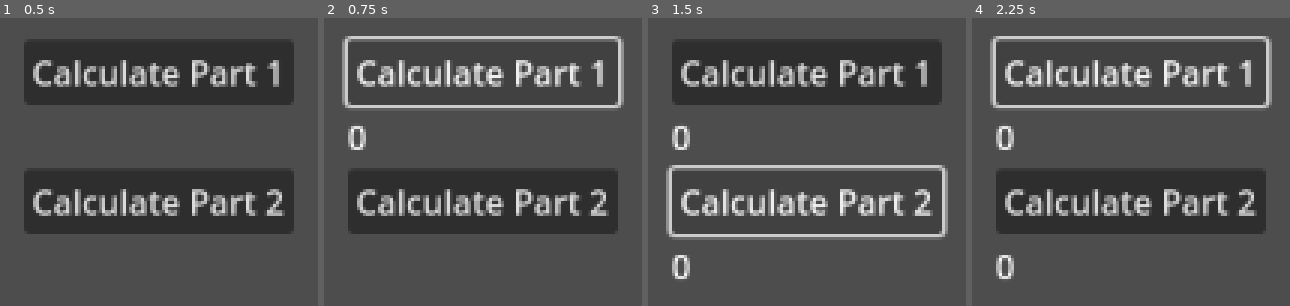
Above: before the commit, frames 1-4 (left to right).
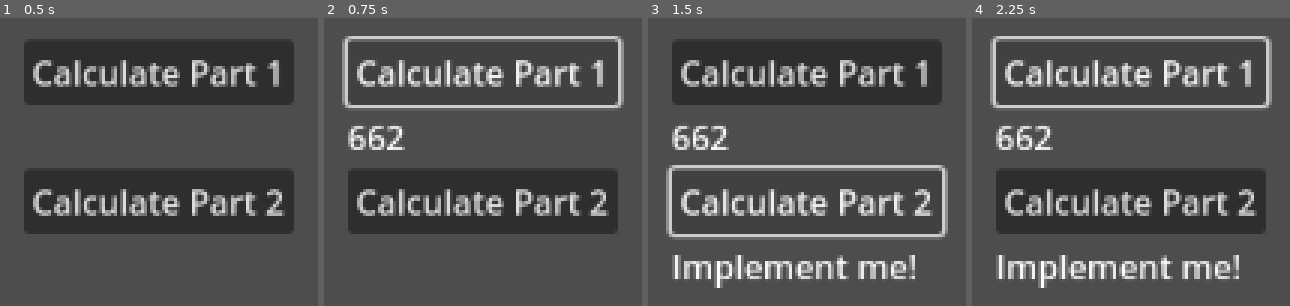
Above: after the commit, the same moments.

Repository: ehj37/Advent-of-Code-2025
Game: Godot game, scene res://day11/day11.tscn
Same seed, same stepped clock (60 frames per second), same inputs: the game is played once before the commit and once after it. Before the commit the project starts from res://day10/day10.tscn.
Inputs:
- Up to frame 1 (0.5 s): no input
- Up to frame 2 (0.75 s): click "Calculate Part 1" at 0.5 s
- Up to frame 3 (1.5 s): click "Calculate Part 2" at 1.25 s
- Up to frame 4 (2.25 s): click "Calculate Part 1" at 2 s

Frame 1 is identical in both runs. In frame 2, 0.7% of the frame differs, in the area x 7-26%, y 37-46%; in frame 3, 4.3%, in the area x 7-84%, y 37-94%; in frame 4, 4.3%.
Error before the commit: Attempt to call function 'eof_reached' in base 'null instance' on a null instance. (res://day10/day10.gd:37)

Commit message:
Day 11 part 1

Diff:
--- /dev/null
+++ b/advent-of-code-2025/day11/day11.gd
@@ -0,0 +1,102 @@
+extends Control
+
+
+class Device:
+	var name: String
+	var outputs: Array[Device] = []
+	var is_out: bool = false
+
+	func _init(n: String):
+		name = n
+
+
+var _devices: Array[Device]
+
+@onready var button_part_1: Button = $VBoxContainer/VBoxContainerPart1/ButtonPart1
+@onready var label_part_1: Label = $VBoxContainer/VBoxContainerPart1/LabelPart1
+@onready var button_part_2: Button = $VBoxContainer/VBoxContainerPart2/ButtonPart2
+@onready var label_part_2: Label = $VBoxContainer/VBoxContainerPart2/LabelPart2
+
+
+func _fetch_or_create_device(device_name: String) -> Device:
+	var device: Device
+	var device_i = _devices.find_custom(func(d): return d.name == device_name)
+	if device_i != -1:
+		device = _devices[device_i]
+	else:
+		device = Device.new(device_name)
+		_devices.append(device)
+	return device
+
+
+func _parse_input() -> void:
+	_devices = []
+
+	var file = FileAccess.open("res://day11/input.txt", FileAccess.READ)
+	#var file = FileAccess.open("res://day11/example_1.txt", FileAccess.READ)
+
+	while !file.eof_reached():
+		var line = file.get_line()
+		if line.is_empty():
+			continue
+
+		var split_line = line.split(":")
+		var device_name = split_line[0]
+		var device = _fetch_or_create_device(device_name)
+
+		var output_names = split_line[1].trim_prefix(" ").split(" ")
+		for output_name in output_names:
+			match output_name:
+				"out":
+					device.is_out = true
+				_:
+					var output_device = _fetch_or_create_device(output_name)
+					device.outputs.append(output_device)
+
+
+func part_one() -> String:
+	_parse_input()
+
+	var you_device_i = _devices.find_custom(func(d): return d.name == "you")
+	var you_device = _devices[you_device_i]
+
+	var path_count = 0
+	var device_visited_queue = [[you_device, []]]
+	while !device_visited_queue.is_empty():
+		var device_and_visited_devices = device_visited_queue.pop_front()
+
+		var device = device_and_visited_devices[0] as Device
+		var visited_devices = device_and_visited_devices[1]
+		var new_visited_devices = visited_devices.duplicate()
+		new_visited_devices.append(device)
+
+		if device.is_out:
+			path_count += 1
+
+			continue
+
+		var visitable_devices = device.outputs.filter(func(d): return !new_visited_devices.has(d))
+		for visitable_device in visitable_devices:
+			device_visited_queue.append([visitable_device, new_visited_devices])
+
+	return str(path_count)
+
+
+func part_two() -> String:
+	_parse_input()
+
+	return str("Implement me!")
+
+
+func _on_button_part_1_pressed():
+	button_part_1.disabled = true
+	label_part_1.text = "Calculating…"
+	label_part_1.text = part_one()
+	button_part_1.disabled = false
+
+
+func _on_button_part_2_pressed():
+	button_part_2.disabled = true
+	label_part_2.text = "Calculating…"
+	label_part_2.text = part_two()
+	button_part_2.disabled = false
--- /dev/null
+++ b/advent-of-code-2025/day11/day11.tscn
@@ -0,0 +1,49 @@
+[gd_scene load_steps=2 format=3 uid="uid://codut4pnfvvk1"]
+
+[ext_resource type="Script" uid="uid://bhs1vco2uf8bq" path="res://day11/day11.gd" id="1_r5f0y"]
+
+[node name="Day11" type="Control"]
+layout_mode = 3
+anchors_preset = 15
+anchor_right = 1.0
+anchor_bottom = 1.0
+grow_horizontal = 2
+grow_vertical = 2
+script = ExtResource("1_r5f0y")
+
+[node name="VBoxContainer" type="VBoxContainer" parent="."]
+layout_mode = 1
+anchors_preset = 8
+anchor_left = 0.5
+anchor_top = 0.5
+anchor_right = 0.5
+anchor_bottom = 0.5
+offset_left = -20.0
+offset_top = -20.0
+offset_right = 20.0
+offset_bottom = 20.0
+grow_horizontal = 2
+grow_vertical = 2
+
+[node name="VBoxContainerPart1" type="VBoxContainer" parent="VBoxContainer"]
+layout_mode = 2
+
+[node name="ButtonPart1" type="Button" parent="VBoxContainer/VBoxContainerPart1"]
+layout_mode = 2
+text = "Calculate Part 1"
+
+[node name="LabelPart1" type="Label" parent="VBoxContainer/VBoxContainerPart1"]
+layout_mode = 2
+
+[node name="VBoxContainerPart2" type="VBoxContainer" parent="VBoxContainer"]
+layout_mode = 2
+
+[node name="ButtonPart2" type="Button" parent="VBoxContainer/VBoxContainerPart2"]
+layout_mode = 2
+text = "Calculate Part 2"
+
+[node name="LabelPart2" type="Label" parent="VBoxContainer/VBoxContainerPart2"]
+layout_mode = 2
+
+[connection signal="pressed" from="VBoxContainer/VBoxContainerPart1/ButtonPart1" to="." method="_on_button_part_1_pressed"]
+[connection signal="pressed" from="VBoxContainer/VBoxContainerPart2/ButtonPart2" to="." method="_on_button_part_2_pressed"]
--- a/advent-of-code-2025/project.godot
+++ b/advent-of-code-2025/project.godot
@@ -11,7 +11,7 @@
 [application]
 
 config/name="Advent of Code 2025"
-run/main_scene="uid://bh3bat4w2jju6"
+run/main_scene="uid://codut4pnfvvk1"
 config/features=PackedStringArray("4.5", "Forward Plus")
 config/icon="res://icon.svg"
 
Not shown, added: advent-of-code-2025/day11/day11.gd.uid
Not shown, added: advent-of-code-2025/day11/example_1.txt
Not shown, added: advent-of-code-2025/day11/input.txt
